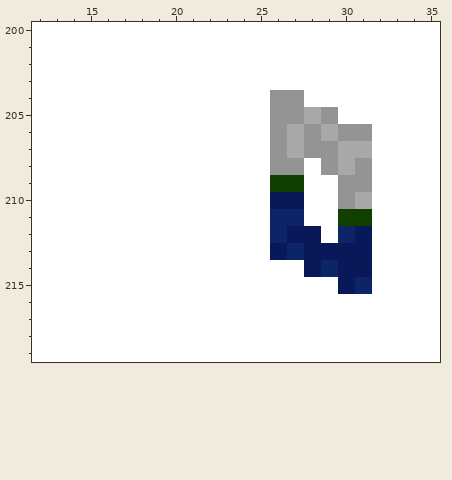
Two versions of one pixel-art file, src/trains/e1_series/gfx/e1_series.aseprite. That is the earlier state.
309x240 pixels, 1 frame. Colours within 5 levels of each other are drawn and written as one. Shown: x 12..35, y 200..219. The commit also changed other parts of the picture, which this record leaves out.
After:
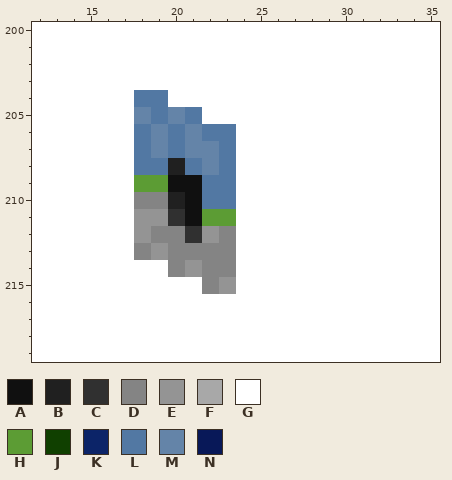
Palette (. is transparent): A #101010  B #202020  C #303030  D #848484  E #949494  F #a8a8a8  G #ffffff  H #5c9c34  J #104000  K #0c2468  L #5278a3  M #6484a8  N #081858
Edits made:
layer "Background" now hidden
layer "Original/M" now shown
layer "Refurb/M" now hidden
layer "2cc/M" now hidden
Changed rows in their new state; - is an unchanged pixel.
first column x 18:
204 LL------GG----
205 MLML----GGGG--
206 LMLMLL--GGGGGG
207 LMLMML--GGGGGG
208 LLBLML--GG-GGG
209 HHAALL--GG--GG
210 DDBALL--GG--GG
211 EECAHH--GG--GG
212 EDDCED--GGG-GG
213 DEDDDD--GGGGGG
214 --DEDD----GGGG
215 ----DE------GG
